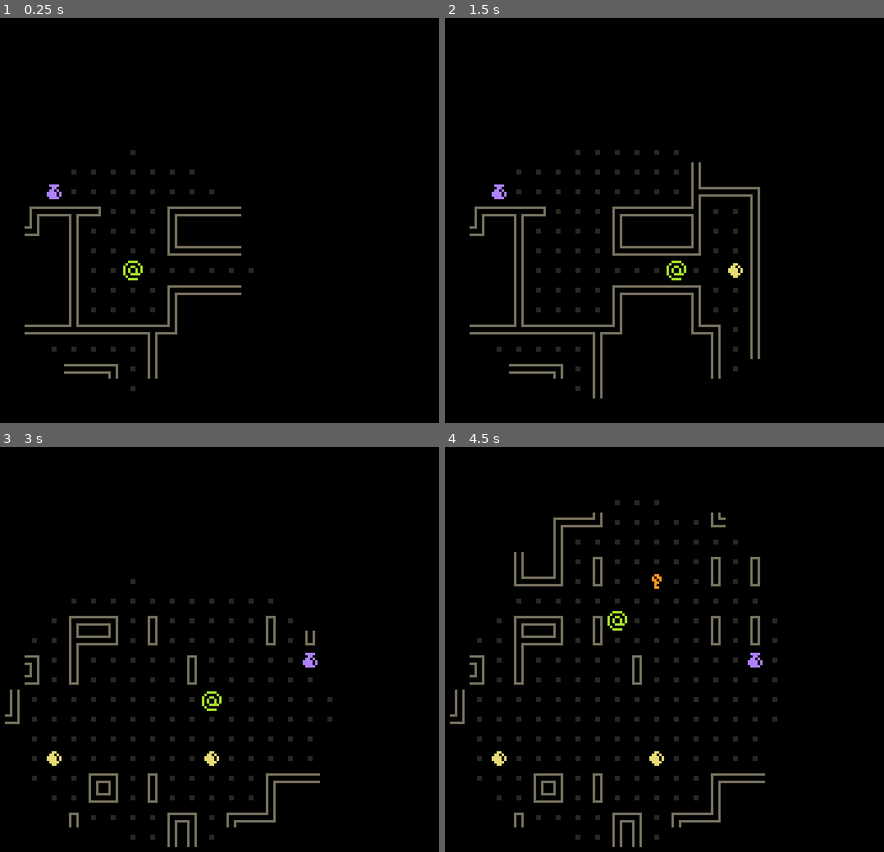
Above: before the commit, frames 1-4 (two rows, left to right).
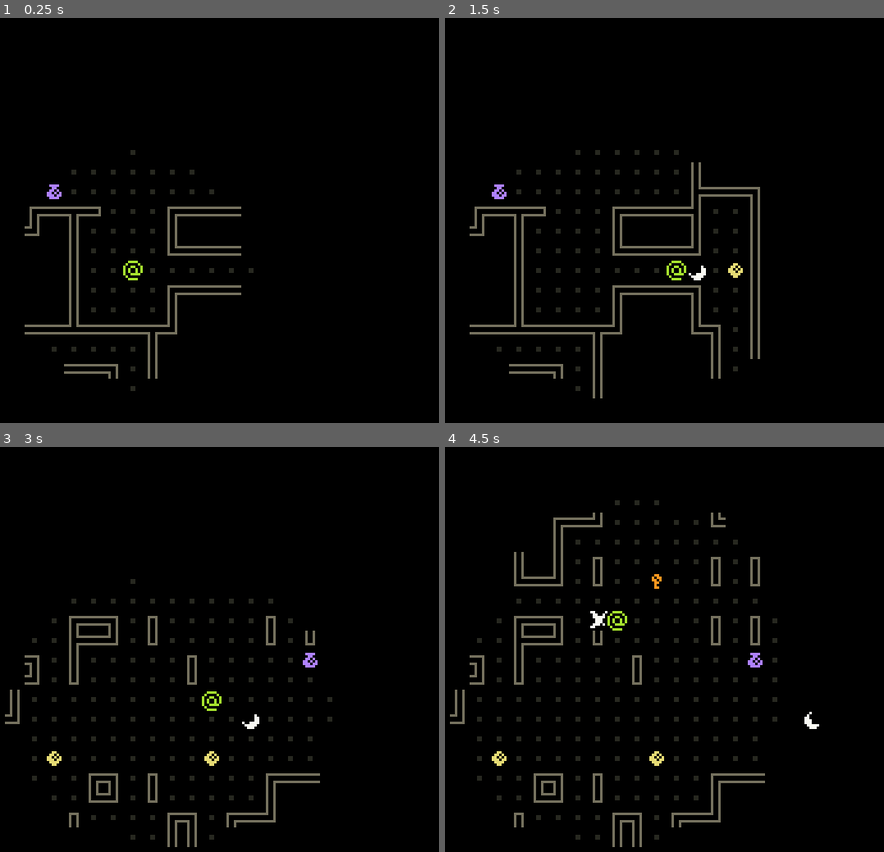
Above: after the commit, the same moments.

Repository: youssefevan/uncc-jam-spring-2024
Game: Godot game, scene res://scenes/world.tscn
The game is run twice, just before and just after one commit, with the same random seed, the same clock (stepped at 60 frames per second) and the same inputs.
Inputs:
- Up to frame 1 (0.25 s): no input
- Up to frame 2 (1.5 s): tap Enter at 0.5 s; hold D (right) 0.53-1.28 s; hold E (attack, bound only after the commit) 0.53-1.28 s; hold S (down) from 1.28 s (still down); tap E (attack, bound only after the commit) at 1.35 s
- Up to frame 3 (3 s): tap R (restart) at 2 s; release S (down) at 2.03 s; hold D (right) 2.03-2.78 s; hold E (attack, bound only after the commit) 2.03-2.78 s; hold W (up) from 2.78 s (still down); tap E (attack, bound only after the commit) at 2.85 s
- Up to frame 4 (4.5 s): release W (up) at 3.53 s; hold E (attack, bound only after the commit) 3.53-4.28 s; hold A (left) from 3.53 s (still down); tap E (attack, bound only after the commit) at 4.35 s

The runs differ from the first frame. In frame 1, less than 0.1% of the frame differs, in the area x 11-14%, y 42-45%; in frame 2, 0.1%; in frame 3, 0.1%; in frame 4, 0.2%, in the area x 11-86%, y 40-78%.

Commit message:
player projectile attack

Diff:
--- a/UNCC Spring Jam 2024/project.godot
+++ b/UNCC Spring Jam 2024/project.godot
@@ -50,6 +50,11 @@
 "events": [Object(InputEventKey,"resource_local_to_scene":false,"resource_name":"","device":-1,"window_id":0,"alt_pressed":false,"shift_pressed":false,"ctrl_pressed":false,"meta_pressed":false,"pressed":false,"keycode":0,"physical_keycode":82,"key_label":0,"unicode":114,"echo":false,"script":null)
 ]
 }
+attack={
+"deadzone": 0.5,
+"events": [Object(InputEventKey,"resource_local_to_scene":false,"resource_name":"","device":-1,"window_id":0,"alt_pressed":false,"shift_pressed":false,"ctrl_pressed":false,"meta_pressed":false,"pressed":false,"keycode":0,"physical_keycode":69,"key_label":0,"unicode":101,"echo":false,"script":null)
+]
+}
 
 [layer_names]
 
--- a/UNCC Spring Jam 2024/scenes/attacks/melee_attack.tscn
+++ b/UNCC Spring Jam 2024/scenes/attacks/melee_attack.tscn
@@ -5,7 +5,8 @@
 
 [sub_resource type="Animation" id="Animation_s7h16"]
 resource_name = "rotate"
-length = 0.3
+length = 0.4
+step = 0.05
 tracks/0/type = "value"
 tracks/0/imported = false
 tracks/0/enabled = true
@@ -13,10 +14,22 @@
 tracks/0/interp = 1
 tracks/0/loop_wrap = true
 tracks/0/keys = {
+"times": PackedFloat32Array(0, 0.2),
+"transitions": PackedFloat32Array(1, 1),
+"update": 1,
+"values": [60, 61]
+}
+tracks/1/type = "value"
+tracks/1/imported = false
+tracks/1/enabled = true
+tracks/1/path = NodePath("Sprite:rotation")
+tracks/1/interp = 1
+tracks/1/loop_wrap = true
+tracks/1/keys = {
 "times": PackedFloat32Array(0, 0.1, 0.2),
 "transitions": PackedFloat32Array(1, 1, 1),
 "update": 1,
-"values": [60, 61, 54]
+"values": [0.0, -1.5708, 0.0]
 }
 
 [sub_resource type="AnimationLibrary" id="AnimationLibrary_oneo0"]
--- a/UNCC Spring Jam 2024/scenes/attacks/projectile_attack.tscn
+++ b/UNCC Spring Jam 2024/scenes/attacks/projectile_attack.tscn
@@ -10,18 +10,48 @@
 tracks/0/type = "value"
 tracks/0/imported = false
 tracks/0/enabled = true
-tracks/0/path = NodePath("Sprite:frame")
+tracks/0/path = NodePath("Sprite:rotation")
 tracks/0/interp = 1
 tracks/0/loop_wrap = true
 tracks/0/keys = {
 "times": PackedFloat32Array(0, 0.1, 0.2, 0.3),
 "transitions": PackedFloat32Array(1, 1, 1, 1),
 "update": 1,
-"values": [60, 61, 62, 63]
+"values": [0.0, -1.5708, 3.14159, 1.5708]
+}
+tracks/1/type = "value"
+tracks/1/imported = false
+tracks/1/enabled = true
+tracks/1/path = NodePath("Sprite:frame")
+tracks/1/interp = 1
+tracks/1/loop_wrap = true
+tracks/1/keys = {
+"times": PackedFloat32Array(0),
+"transitions": PackedFloat32Array(1),
+"update": 1,
+"values": [60]
+}
+
+[sub_resource type="Animation" id="Animation_ngd8c"]
+resource_name = "hit"
+length = 0.4
+step = 0.05
+tracks/0/type = "value"
+tracks/0/imported = false
+tracks/0/enabled = true
+tracks/0/path = NodePath("Sprite:frame")
+tracks/0/interp = 1
+tracks/0/loop_wrap = true
+tracks/0/keys = {
+"times": PackedFloat32Array(0, 0.05, 0.3),
+"transitions": PackedFloat32Array(1, 1, 1),
+"update": 1,
+"values": [55, 62, 63]
 }
 
 [sub_resource type="AnimationLibrary" id="AnimationLibrary_ne8uq"]
 _data = {
+"hit": SubResource("Animation_ngd8c"),
 "rotate": SubResource("Animation_rq2sm")
 }
 
@@ -29,6 +59,8 @@
 size = Vector2(2, 2)
 
 [node name="ProjectileAttack" type="Area2D"]
+collision_layer = 64
+collision_mask = 5
 script = ExtResource("1_svpk2")
 
 [node name="Animator" type="AnimationPlayer" parent="."]
@@ -46,3 +78,7 @@
 [node name="Collider" type="CollisionShape2D" parent="."]
 position = Vector2(4, 4)
 shape = SubResource("RectangleShape2D_6127m")
+
+[connection signal="area_entered" from="." to="." method="_on_area_entered"]
+[connection signal="body_entered" from="." to="." method="_on_body_entered"]
+[connection signal="animation_finished" from="Animator" to="." method="_on_animator_animation_finished"]
--- a/UNCC Spring Jam 2024/scenes/entities/pickups/potion.tscn
+++ b/UNCC Spring Jam 2024/scenes/entities/pickups/potion.tscn
@@ -15,7 +15,7 @@
 position = Vector2(4, 4)
 texture = ExtResource("1_jie6e")
 region_enabled = true
-region_rect = Rect2(32, 48, 8, 8)
+region_rect = Rect2(48, 32, 8, 8)
 
 [node name="Collider" type="CollisionShape2D" parent="."]
 position = Vector2(4, 4)
--- a/UNCC Spring Jam 2024/scripts/attacks/projectile_attack.gd
+++ b/UNCC Spring Jam 2024/scripts/attacks/projectile_attack.gd
@@ -1,4 +1,35 @@
 extends Attack
+
+var animation_speed = 6
+var dir
+var player
 
 func _ready():
 	$Animator.play("rotate")
+
+func movement_tween():
+	var tween = create_tween()
+	tween.tween_property(self, "position", position + dir * 8, 1.0/animation_speed).set_trans(Tween.TRANS_SINE)
+
+func _on_body_entered(body):
+	if body is TileMap:
+		hit()
+
+func _on_area_entered(area):
+	if area is Enemy:
+		hit()
+
+func hit():
+	$Animator.play("hit")
+
+func _on_animator_animation_finished(anim_name):
+	if anim_name == "hit":
+		call_deferred("free")
+
+func player_info(p, d):
+	player = p
+	dir = d
+	player.new_turn.connect(new_turn)
+
+func new_turn(enemy_turn):
+	movement_tween()
--- a/UNCC Spring Jam 2024/scripts/entities/player.gd
+++ b/UNCC Spring Jam 2024/scripts/entities/player.gd
@@ -5,10 +5,15 @@
 
 @onready var ray = $PhysicsRay
 
+var attack_scene = preload("res://scenes/attacks/projectile_attack.tscn")
+
 var tile_size = 8
 var animation_speed = 6
 var moving = false
 var enemy_turn = false
+
+var has_attack := true
+var last_move = Vector2.RIGHT
 
 var inputs = {"right": Vector2.RIGHT,
 			"left": Vector2.LEFT,
@@ -19,6 +24,7 @@
 	var tween = create_tween()
 	tween.tween_property(self, "position", position + inputs[dir] * tile_size, 1.0/animation_speed).set_trans(Tween.TRANS_SINE)
 	enemy_turn = !enemy_turn
+	last_move = inputs[dir]
 	emit_signal("new_turn", enemy_turn)
 	moving = true
 	await tween.finished
@@ -29,10 +35,9 @@
 		if Input.is_action_pressed(dir) and moving == false:
 			move(dir)
 
-#func _unhandled_input(event):
-	#for dir in inputs.keys():
-		#if event.is_action_pressed(dir) and moving == false:
-			#move(dir)
+func _unhandled_input(event):
+	if event.is_action_pressed("attack") and moving == false:
+		create_attack()
 
 func move(dir):
 	ray.target_position = inputs[dir] * tile_size
@@ -76,3 +81,9 @@
 
 	if area is Attack:
 		print("hit")
+
+func create_attack():
+	var attack = attack_scene.instantiate()
+	get_tree().get_root().add_child(attack)
+	attack.player_info(self, last_move)
+	attack.global_position = global_position + last_move * tile_size
Not shown: 1 places in UNCC Spring Jam 2024/scenes/attacks/projectile_attack.tscn that only renumber resources
Binary file changed: UNCC Spring Jam 2024/sprites/tilemap.png
